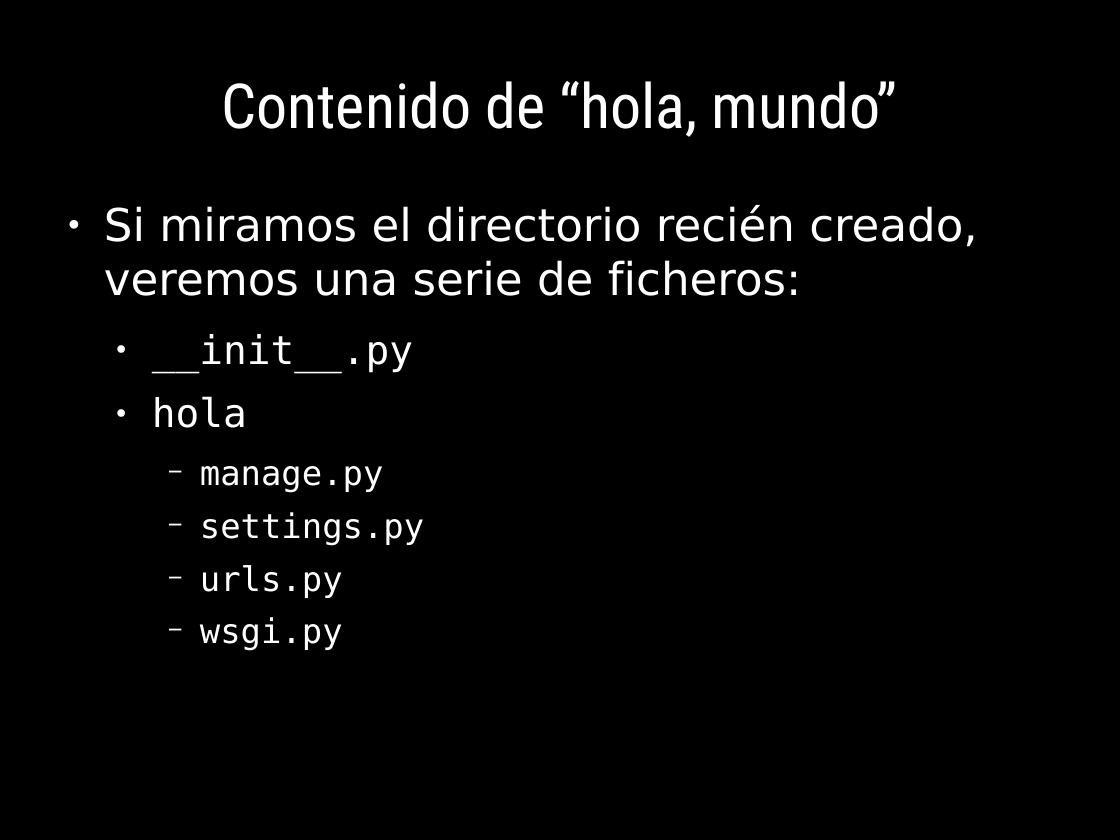
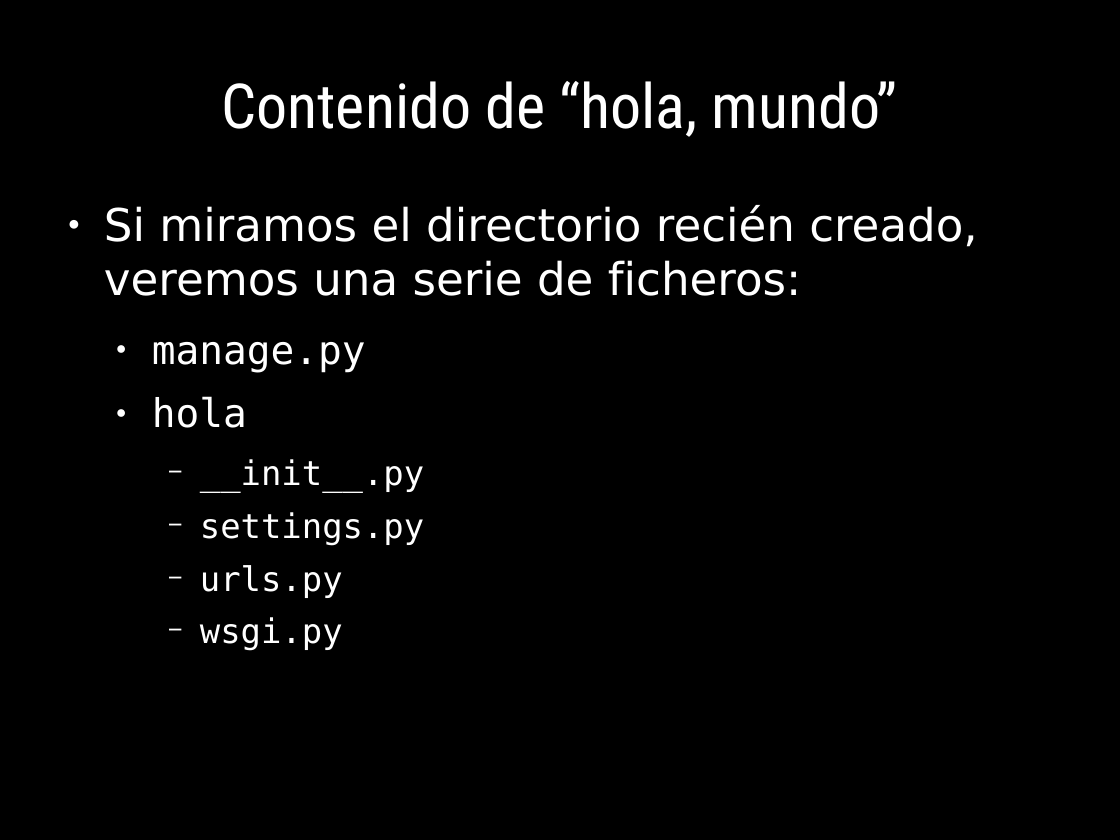
Before and after one commit to euribates/curso-django, a slide deck: slide 18 of presentacion/curso_django.odp (slide 17 before the commit). Drawn at 1120x840 pixels with LibreOffice and Linux fonts; fonts in the diff are those of the drawing. Boxes give left, top, right and bottom in pixels: in the first picture for what was removed or moved away, otherwise in the second. Text is boxed around its words. In the diff, an @@ line names an element or a change of style, - is before the commit and + after.

```diff
--- a/presentacion/curso_django.odp
+++ b/presentacion/curso_django.odp
@@ text at (152, 342, 366, 428): paragraphs added @@
+  ● manage.py
+  ● hola
@@ text at (152, 396, 383, 492): paragraphs removed @@
-  ● hola
-    − manage.py
@@ text at (200, 459, 424, 492): size 28 to 24 pt in "__init__.py"; bullet ● to −; list level 2 to 3 in "__init__.py" @@
```
Also in this commit, not shown: 31 other slides changed, 14 slides added, 2 slides removed, 11 other files.
